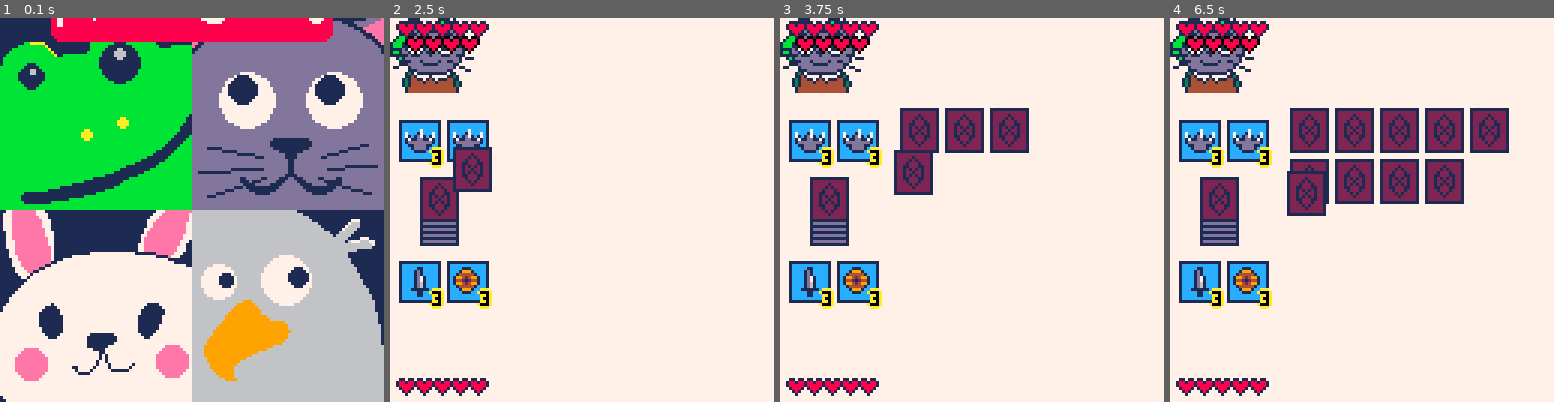
Above: before the commit, frames 1-4 (left to right).
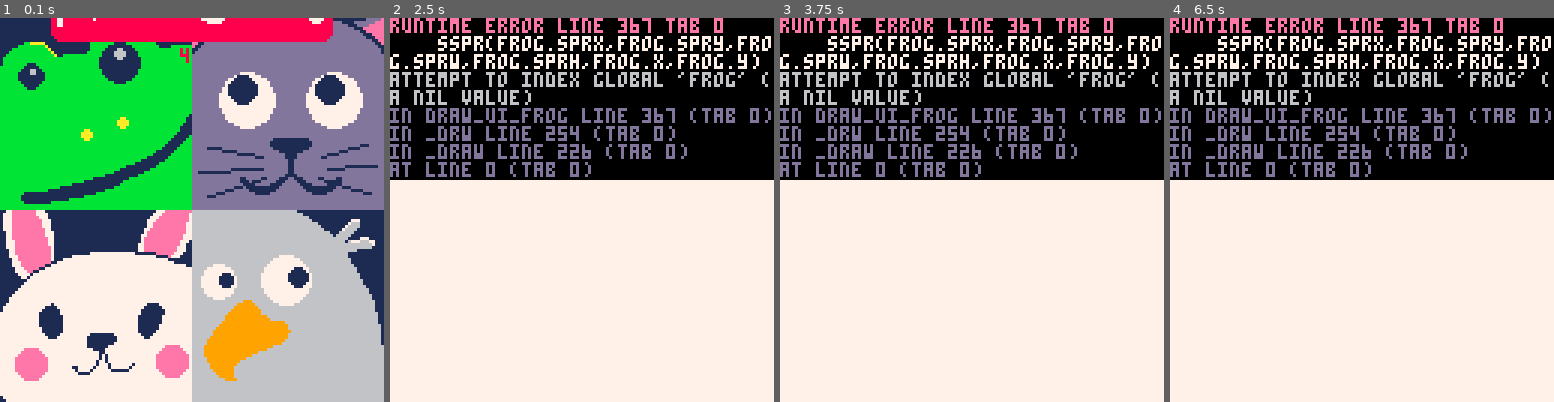
Above: after the commit, the same moments.

Repository: yuwangyu-Hub/Learn
Game: PICO-8 cartridge Pico8_Picotron/Pico8PJ/cardgame/c_game.p8
Two runs of this game, one before a commit and one after it. Both use one fixed random seed, a clock stepped at 60 frames per second and the inputs below.
Inputs (mouse positions are in pixels of both pictures, inside the frame that each line leads up to):
- Up to frame 1 (0.1 s): no input
- Up to frame 2 (2.5 s): tap X (X key) at 0.33, 1.07, 1.85 s; click (670, 121) at 0.67 s; click (436, 267) at 1.22 s; hold Right 1.6-2.1 s; click (497, 114) at 1.77 s; hold Up 2.15-2.42 s; click (562, 259) at 2.32 s; hold Right from 2.47 s (still down)
- Up to frame 3 (3.75 s): click (1014, 106) at 2.87 s; tap X (X key) at 2.97 s; release Right at 3.03 s; hold Left 3.08-3.58 s; click (1075, 256) at 3.42 s; hold Down from 3.63 s (still down)
- Up to frame 4 (6.5 s): release Down at 3.97 s; click (1231, 102) at 3.97 s; hold Right 4.02-4.68 s; tap X (X key) at 4.08, 5.2, 6.32 s; click (1292, 248) at 4.52 s; hold Up 4.73-5.03 s; click (1354, 94) at 5.07 s; hold Left 5.08-5.68 s; click (1419, 244) at 5.62 s; hold Down 5.73-6.03 s; hold Right from 6.08 s (still down); click (1481, 90) at 6.17 s

The runs differ from the first frame. In frame 1, less than 0.1% of the frame differs, in the area x 46-50%, y 7-12%; in frame 2, 45%; in frame 3, 45%; in frame 4, 47%, in the area x 0-100%, y 0-99%.
Error after the commit: runtime error line 367 tab 0; sspr(frog.sprx,frog.spry,frog.sprw,frog.sprh,frog.x,frog.y); attempt to index global 'frog' (a nil value)

Commit message:
一定程度的pico8-项目更新

Diff:
--- a/Pico8_Picotron/Pico8PJ/cardgame/data.lua
+++ b/Pico8_Picotron/Pico8PJ/cardgame/data.lua
@@ -1,73 +1,66 @@
 --角色数据
-role={frog,cat,bird,rabbit}
---青蛙
-frog={
-    sprx=0,--精灵x坐标
-    spry=32,--精灵y坐标
-    sprw=25,--精灵宽度
-    sprh=23,--精灵高度
-    max_health=5,--最大血量
-    cur_health=5,--当前血量
-    attack=3,--攻击力
-    defense=3,--防御力
-    evasion_rate=0,--闪避率
-    state={
-        idel="idel",
-        defense="defense",
-        hurt="hurt"
-    }
-}
---猫咪
-cat={
-    sprx=93,--精灵x坐标
-    spry=32,--精灵y坐标
-    sprw=28,--精灵宽度
-    sprh=25,--精灵高度
-    max_health=9,--最大血量
-    cur_health=9,--当前血量
-    attack=6,--攻击力
-    defense=0,--防御力
-    evasion_rate=0.25,--闪避率
-    state={
-        idel="idel",
-        evasion="evasion", --闪避
-        hurt="hurt",
-    }
-}
---鸟
-bird={
-    sprx=26,
-    spry=32,
-    sprw=36,
-    sprh=22,
-    max_health=3,--最大血量
-    cur_health=3,--当前血量
-    attack=3,--攻击力
-    defense=5,--防御力
-    evasion_rate=0,--闪避率
-    state={
-        idel="idel",
-        defense="defense",
-        hurt="hurt"
-    }
-}
---兔子（看上去安静，暴躁起来伤害爆炸）
-rabbit={
-    sprx=65,
-    spry=32,
-    sprw=22,
-    sprh=24,
-    max_health=5,--最大血量
-    cur_health=5,--当前血量
-    attack=1-3,--攻击力
-    defense=6,--防御力:6-attack
-    evasion_rate=0,--闪避率
-    state={
-        idel="idel",
-        defense="defense",
-        hurt="hurt"
-    }
-}
+role={{
+    name="frog",--名字
+        sprx=0,--精灵x坐标
+        spry=32,--精灵y坐标
+        sprw=25,--精灵宽度
+        sprh=23,--精灵高度
+        max_health=5,--最大血量
+        cur_health=5,--当前血量
+        attack=3,--攻击力
+        defense=3,--防御力
+        evasion_rate=0,--闪避率
+        state={
+            idel="idel",
+            defense="defense",
+            hurt="hurt"}
+},{
+    name="cat",--名字
+        sprx=93,--精灵x坐标
+        spry=32,--精灵y坐标
+        sprw=28,--精灵宽度
+        sprh=25,--精灵高度
+        max_health=9,--最大血量
+        cur_health=9,--当前血量
+        attack=6,--攻击力
+        defense=0,--防御力
+        evasion_rate=0.25,--闪避率
+        state={
+            idel="idel",
+            evasion="evasion", --闪避
+            hurt="hurt"}
+},{
+    name="bird",--名字
+        sprx=26,
+        spry=32,
+        sprw=36,
+        sprh=22,
+        max_health=3,--最大血量
+        cur_health=3,--当前血量
+        attack=3,--攻击力
+        defense=5,--防御力
+        evasion_rate=0,--闪避率
+        state={
+            idel="idel",
+            defense="defense",
+            hurt="hurt"}
+},{
+    name="rabbit",--名字
+        sprx=65,
+        spry=32,
+        sprw=22,
+        sprh=24,
+        max_health=5,--最大血量
+        cur_health=5,--当前血量
+        attack=flr(rnd(3))+1,--攻击力
+        defense=6,--防御力:6-attack
+        evasion_rate=0,--闪避率
+        state={
+            idel="idel",
+            defense="defense",
+            hurt="hurt"}
+}}
+
 --制作一张卡
 function makecart(_n,_type,_detail)
     local cart={
@@ -82,7 +75,7 @@
     return cart
 end
 
---宽12，长14
+--具体的卡面内容。宽12，长14
 frog_cart={
     --单手攻击一次
     makecart(1,"frog","1-hand/atk x1/dmg x1"), --单手攻击
@@ -97,7 +90,7 @@
     --青蛙叫攻击力加一
     makecart(8,"frog","frog croak/atk +1/dmg x0"), --青蛙叫
     --吐舌头，降低敌人闪避
-    makecart(9,"frog","tongue lash/en_eva down/dmg x0"), --吐舌头
+    makecart(9,"frog","tongue lash/enemy/eva 0%"), --吐舌头
     --苍蝇团，连续三回合回血
     makecart(10,"frog","swm-fly/hl +1/3 rounds"),--苍蝇团swarm of flies
 }
@@ -118,19 +111,34 @@
     makecart(19,"cat","act cute/next turn/par en "),
     makecart(20,"cat","drowsy/self par/en dmg -2"),--犯困
 }
+bird_cart={
+    makecart(21,"bird","down_att/atk x1/dmg x1"),--俯冲攻击
+    makecart(22,"bird","down_att/atk x1/dmg x1"),
+    makecart(23,"bird","fly/next turn/eva 100%"),
+    makecart(24,"bird","fly/next turn/eva 100%"),
+    makecart(25,"bird","poop/enemy/eva 0%"),
+    makecart(26,"bird","poop/enemy/eva 0%"),
+    makecart(27,"bird","wing strike/atk x1/dmg x1"),
+    makecart(28,"bird","wing strike/atk x1/dmg x1"),
+    makecart(29,"bird","wing strike/atk x1/dmg x1"),
+    makecart(30,"bird","wing strike/atk x1/dmg x1"),
+}
+
 
 pub_cart={
-    makecart(21,"pub","hl +3"),--加血包
-    makecart(22,"pub","hl +3"),
-    makecart(23,"pub","hl +3"),
-    makecart(24,"pub","atk +1"),--增加攻击力+1
-    makecart(25,"pub","atk +1"),
-    makecart(26,"pub","atk +1"),
-    makecart(27,"pub","def +1"),--增加防御力（猫咪无法使用）
-    makecart(28,"pub","def +1"),
-    makecart(29,"pub","def +1"),
-    makecart(30,"pub","stun/next turn/dis opp x1"),--晕眩：下回合对方无法行动，暂停一回合disable opponent
+    makecart(41,"pub","hl +3"),--加血包
+    makecart(42,"pub","hl +3"),
+    makecart(43,"pub","hl +3"),
+    makecart(44,"pub","atk +1"),--增加攻击力+1
+    makecart(45,"pub","atk +1"),
+    makecart(46,"pub","atk +1"),
+    makecart(47,"pub","def +1"),--增加防御力（猫咪无法使用）
+    makecart(48,"pub","def +1"),
+    makecart(49,"pub","def +1"),
+    makecart(50,"pub","stun/next turn/dis opp x1"),--晕眩：下回合对方无法行动，暂停一回合disable opponent
 }
+
+
 card_table={}--每次牌阵一共20张牌
 showcart={}--展示的卡
 
--- a/Pico8_Picotron/Pico8PJ/cardgame/draw.lua
+++ b/Pico8_Picotron/Pico8PJ/cardgame/draw.lua
@@ -75,9 +75,14 @@
     for i=1,4 do
         sspr((i-1)*24,64,20,20,select_x+(i-1)*30,select_y)
     end
-    --选择光标
+
+    --玩家选择光标
     spr(slt_cursor.spr_up,select_x+6+(slt_cursor.count-1)*30,select_y-6)--上方
     spr(slt_cursor.spr_down,select_x+6+(slt_cursor.count-1)*30,select_y+22)--下方
+
+    if playerole then --如果玩家选择角色后
+
+    end
 end
 
 local title_y=-35
--- a/Pico8_Picotron/Pico8PJ/cardgame/input.lua
+++ b/Pico8_Picotron/Pico8PJ/cardgame/input.lua
@@ -29,21 +29,22 @@
 
 function check_select_role()
     local t={1,2,3,4}
-    if slt_cursor.count==1 then
+    if slt_cursor.count==1 then--青蛙
         del(t,1)
-        playerole=role[1] --青蛙
-        enemyole=role[rnd(t)] --猫
-    elseif slt_cursor.count==2 then
+        playerole=role[1]
+        enemyole=role[rnd(t)] --随机剩下的
+    elseif slt_cursor.count==2 then--猫
         del(t,1)
-        playerole=role[2] --猫
-        enemyole=role[rnd(t)] --鸟
-    elseif slt_cursor.count==3 then
+        playerole=role[2]
+        enemyole=role[rnd(t)]
+    elseif slt_cursor.count==3 then--鸟
         del(t,1)
-        playerole=role[3] --鸟
-        enemyole=role[rnd(t)] --兔子
-    elseif slt_cursor.count==4 then
+        playerole=role[3]
+        enemyole=role[rnd(t)]
+    elseif slt_cursor.count==4 then--兔子
         del(t,1)
-        playerole=role[4] --兔子
-        enemyole=role[rnd(t)] --鸟
+        playerole=role[4]
+        enemyole=role[rnd(t)]
     end
+    debug1 = playerole
 end
--- a/Pico8_Picotron/Pico8PJ/cardgame/main.lua
+++ b/Pico8_Picotron/Pico8PJ/cardgame/main.lua
@@ -17,9 +17,9 @@
     recyclecartstate="recyclecartstate",--回收牌
     endgamestate="endgamestate",--游戏结束
 }
---x=5\y=99
+--x=5\y=99,主角选中的角色
 playerole=nil
---x=4/y=7
+--x=4/y=7,敌人选中的角色
 enemyrole=nil
 
 curstate=gamestate.sendcartstate--当前游戏状态：刚进入游戏，先发牌
@@ -56,10 +56,11 @@
             print(card_table[i].y,85,i*6-2)
         end
     end]]
+    print(#role,60,10,8)
 end
 
 function printdebug()
-    --print(time,60,1,8)
+    print(debug1,60,1,8)
 end
 function gamestart()
     -- 游戏开始
--- a/Pico8_Picotron/Pico8PJ/cardgame/tool.lua
+++ b/Pico8_Picotron/Pico8PJ/cardgame/tool.lua
@@ -218,7 +218,6 @@
             end
         end
     end
-    debug1=i
     --如果所有牌都移动到目标位置
     if i == #card then
         return true-- 发牌完成
--- a/Pico8_Picotron/Pico8PJ/cardgame/update.lua
+++ b/Pico8_Picotron/Pico8PJ/cardgame/update.lua
@@ -1,14 +1,15 @@
 -- 更新游戏运行状态
 function update_game()
     title_t=0
-    mx=stat(32)
-    my=stat(33)
+    mx=stat(32) --鼠标x坐标,为了绘制鼠标位置
+    my=stat(33) --鼠标y坐标
     mb=stat(34)--鼠标左键为1、右键为2，中键为4
 
     --游戏回合
     gameturn()
     update_move()
 
+    --如果青蛙受伤，则受伤动画
     if isfroghurt then
         hurtshake(frog)
     end
@@ -50,9 +51,8 @@
 end
 
 function update_select()
-    select_input()
+    select_input() --选择角色
     if is_game then
-
         --选择角色
         music(4)
         _upd=update_game
Not shown, changed: Pico8_Picotron/Pico8PJ/cardgame/chehua.md
